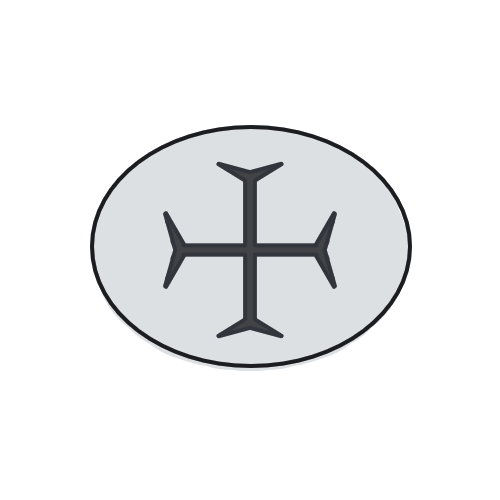
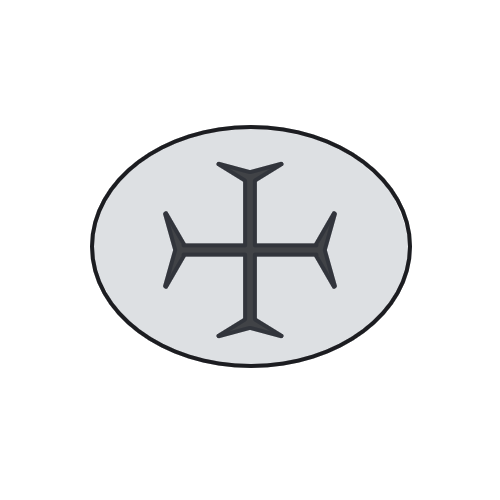
Layered file, before and after one edit (w=500, h=500). Changes by layer:
painted on "Paint Layer 2" over [96, 165, 395, 371]
painted on "Paint Layer 4" over [96, 165, 395, 371]
painted on "Paint Layer 3" over [128, 165, 384, 371]
